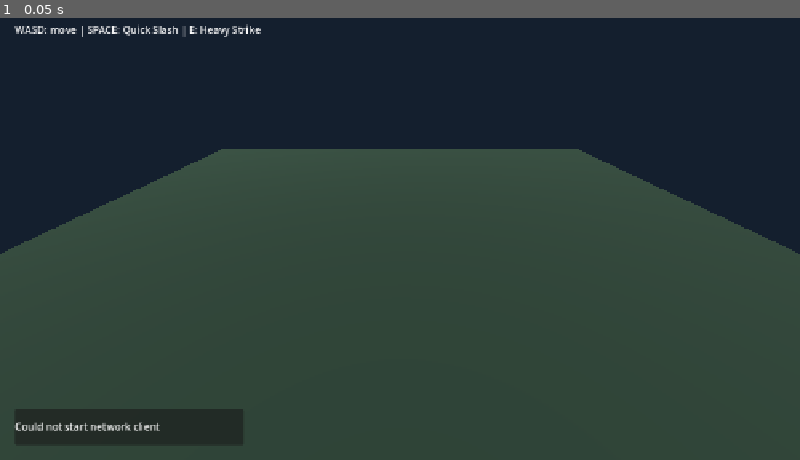
Above: before the commit, frame 1.
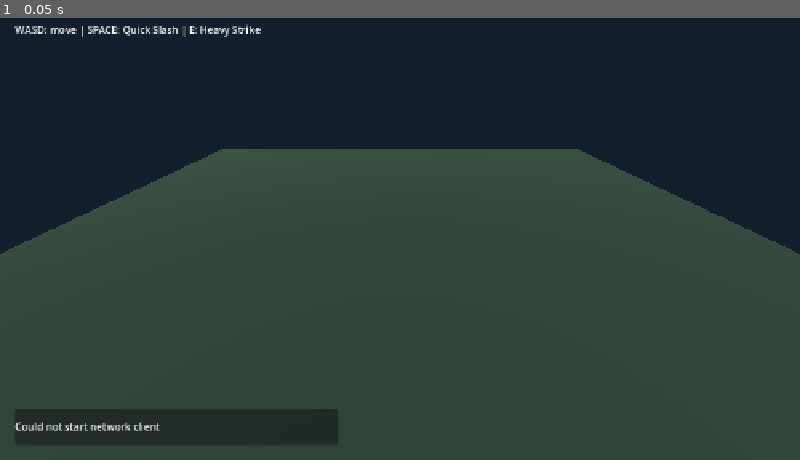
Above: after the commit, the same moment.

Repository: mikorao1996-lab/mmorpg3D
Game: Godot game, scene res://client/scenes/main.tscn
The game is run twice, just before and just after one commit, with the same random seed, the same clock (stepped at 60 frames per second) and the same inputs.
Inputs:
- Up to frame 1 (0.05 s): no input

The runs differ from the first frame. In frame 1, 0.9% of the frame differs, in the area x 30-43%, y 88-97%.

Commit message:
Add player health and mob combat AI
Co-authored-by: Copilot <223556219+Copilot@users.noreply.github.com>

Diff:
--- a/client/scenes/main.tscn
+++ b/client/scenes/main.tscn
@@ -38,7 +38,7 @@
 anchor_bottom = 1.0
 offset_left = 24.0
 offset_top = -82.0
-offset_right = 390.0
+offset_right = 540.0
 offset_bottom = -24.0
 
 [node name="StatusLabel" type="Label" parent="StatusCanvas/StatusPanel"]
--- a/client/scripts/main.gd
+++ b/client/scripts/main.gd
@@ -19,6 +19,7 @@
 var _input_send_accumulator: float = 0.0
 var _snapshot_buffer: Array[Dictionary] = []
 var _player_views: Dictionary = {}
+var _player_health_states: Dictionary = {}
 var _mob_states: Dictionary = {}
 var _mob_views: Dictionary = {}
 var _slash_key_down: bool = false
@@ -56,10 +57,16 @@
 	if _client_net == null or not _client_net.is_connected or _local_player_id == 0:
 		return
 
-	var input_direction: Vector2 = Vector2(
-		float(Input.is_key_pressed(KEY_D)) - float(Input.is_key_pressed(KEY_A)),
-		float(Input.is_key_pressed(KEY_S)) - float(Input.is_key_pressed(KEY_W)),
+	var local_health_state: Dictionary = _player_health_states.get(_local_player_id, {})
+	var player_is_defeated: bool = (
+		not local_health_state.is_empty() and float(local_health_state["health"]) <= 0.0
 	)
+	var input_direction: Vector2 = Vector2.ZERO
+	if not player_is_defeated:
+		input_direction = Vector2(
+			float(Input.is_key_pressed(KEY_D)) - float(Input.is_key_pressed(KEY_A)),
+			float(Input.is_key_pressed(KEY_S)) - float(Input.is_key_pressed(KEY_W)),
+		)
 	var max_input_magnitude: float = float(_simulation_config["max_input_magnitude"])
 	if input_direction.length() > max_input_magnitude:
 		input_direction = input_direction.normalized() * max_input_magnitude
@@ -85,11 +92,11 @@
 			push_warning("Could not send movement intent: %s" % send_error)
 
 	var slash_key_pressed: bool = Input.is_key_pressed(KEY_SPACE)
-	if slash_key_pressed and not _slash_key_down:
+	if not player_is_defeated and slash_key_pressed and not _slash_key_down:
 		_request_attack("starter_slash")
 	_slash_key_down = slash_key_pressed
 	var heavy_strike_key_pressed: bool = Input.is_key_pressed(KEY_E)
-	if heavy_strike_key_pressed and not _heavy_strike_key_down:
+	if not player_is_defeated and heavy_strike_key_pressed and not _heavy_strike_key_down:
 		_request_attack("heavy_strike")
 	_heavy_strike_key_down = heavy_strike_key_pressed
 
@@ -102,7 +109,7 @@
 			_combat_message_time_remaining - _delta,
 		)
 		if _combat_message_time_remaining == 0.0:
-			_update_mob_health_label()
+			_update_combat_status()
 	var local_view: PlayerBodyAdapter = _player_views.get(_local_player_id)
 	if local_view != null:
 		camera.global_position = local_view.global_position + Vector3(
@@ -166,16 +173,31 @@
 		return
 
 	var positions: Dictionary = {}
+	var player_health_states: Dictionary = {}
 	for entry: Variant in player_entries:
-		if not entry is Array or entry.size() != 2:
+		if not entry is Array or entry.size() != 4:
 			push_warning("Rejected malformed player entry in world snapshot")
 			return
 		var player_id: Variant = entry[0]
 		var position: Variant = entry[1]
-		if player_id is not int or position is not Vector3:
+		var health: Variant = entry[2]
+		var max_health: Variant = entry[3]
+		if (
+			player_id is not int
+			or position is not Vector3
+			or not _is_finite_number(health)
+			or not _is_finite_number(max_health)
+			or float(max_health) <= 0.0
+			or float(health) < 0.0
+			or float(health) > float(max_health)
+		):
 			push_warning("Rejected malformed player state in world snapshot")
 			return
 		positions[player_id] = position
+		player_health_states[player_id] = {
+			"health": float(health),
+			"max_health": float(max_health),
+		}
 		_ensure_player_view(player_id)
 		if player_id == _local_player_id and not _has_authoritative_position:
 			_predicted_position = position
@@ -217,6 +239,7 @@
 		"received_at_ms": Time.get_ticks_msec(),
 		"positions": positions,
 	}
+	_player_health_states = player_health_states
 	_mob_states = new_mob_states
 	var existing_mob_ids: Array = _mob_views.keys()
 	for mob_id: String in existing_mob_ids:
@@ -227,7 +250,8 @@
 		else:
 			var mob_view: Node3D = _mob_views[mob_id]
 			mob_view.position = _mob_states[mob_id]["position"]
-	_update_mob_health_label()
+			mob_view.visible = float(_mob_states[mob_id]["health"]) > 0.0
+	_update_combat_status()
 	_snapshot_buffer.append(snapshot_record)
 	var capacity: int = int(_simulation_config["snapshot_buffer_capacity"])
 	while _snapshot_buffer.size() > capacity:
@@ -341,12 +365,19 @@
 	_mob_views[mob_id] = mob_view
 
 
-func _update_mob_health_label() -> void:
-	if _mob_states.is_empty() or _combat_message_time_remaining > 0.0:
+func _update_combat_status() -> void:
+	if (
+		_combat_message_time_remaining > 0.0
+		or not _player_health_states.has(_local_player_id)
+		or _mob_states.is_empty()
+	):
 		return
 	var mob_id: String = _mob_states.keys()[0]
 	var mob_definition: Dictionary = _game_data_registry["mobs"][mob_id]
-	status_label.text = tr("combat_mob_health") % [
+	var player_state: Dictionary = _player_health_states[_local_player_id]
+	status_label.text = tr("combat_status") % [
+		int(player_state["health"]),
+		int(player_state["max_health"]),
 		tr(mob_definition["name_key"]),
 		int(_mob_states[mob_id]["health"]),
 		int(_mob_states[mob_id]["max_health"]),
--- a/resources/data/mobs.json
+++ b/resources/data/mobs.json
@@ -10,6 +10,8 @@
       "defense": 0,
       "move_speed": 1.5,
       "aggro_range": 6,
+      "attack_range": 1.25,
+      "attack_interval_seconds": 1.5,
       "respawn_seconds": 8,
       "spawn_position": [0, 0, -2],
       "visual_radius": 0.55,
--- a/resources/data/simulation.json
+++ b/resources/data/simulation.json
@@ -2,6 +2,8 @@
   "zone_ids": ["starter", "dungeon"],
   "simulation_step_seconds": 0.05,
   "movement_speed": 4.0,
+  "player_max_health": 100,
+  "player_respawn_seconds": 3.0,
   "max_input_magnitude": 1.0,
   "world_half_extent": 11.0,
   "interest_radius": 10.0,
--- a/resources/translations/bootstrap.csv
+++ b/resources/translations/bootstrap.csv
@@ -11,11 +11,12 @@
 mob_training_slime,"Training Slime","Тренировочная слизь"
 ability_starter_slash,"Quick Slash","Быстрый удар"
 ability_heavy_strike,"Heavy Strike","Тяжёлый удар"
-combat_mob_health,"%s | HP: %d / %d","%s | ЗД: %d / %d"
+combat_status,"You HP: %d / %d | %s HP: %d / %d","Ваше ЗД: %d / %d | %s ЗД: %d / %d"
 combat_cast_success,"%s hit | HP: %d / %d","Попадание по цели: %s | ЗД: %d / %d"
 combat_cast_failed,"Attack failed: %s","Атака не удалась: %s"
 combat_unknown_target,"unknown target","неизвестная цель"
 combat_reason_invalid_player,"player is not in the world","игрок отсутствует в мире"
+combat_reason_player_dead,"you must respawn before attacking","нужно возродиться, прежде чем атаковать"
 combat_reason_unknown_ability,"unknown ability","неизвестная способность"
 combat_reason_unsupported_ability,"ability cannot damage enemies","способность не наносит урон врагам"
 combat_reason_target_not_found,"target is not in this zone","цель отсутствует в этой зоне"
--- a/server/world/server_world.gd
+++ b/server/world/server_world.gd
@@ -53,9 +53,9 @@
 
 	var current_zone: RefCounted = _zones[current_zone_id]
 	var target_zone: RefCounted = _zones[target_zone_id]
-	var player_position: Vector3 = current_zone.get_player_position(peer_id)
+	var player_state: Dictionary = current_zone.get_player_state(peer_id)
 	current_zone.remove_player(peer_id)
-	target_zone.add_player_at(peer_id, player_position)
+	target_zone.add_player_with_state(peer_id, player_state)
 	_peer_zones[peer_id] = target_zone_id
 	return true
 
@@ -82,6 +82,10 @@
 
 	var zone_id: String = _peer_zones[peer_id]
 	var zone: RefCounted = _zones[zone_id]
+	var player_state: Dictionary = zone.get_player_state(peer_id)
+	if float(player_state["health"]) <= 0.0:
+		result["reason"] = "player_dead"
+		return result
 	var target_state: Dictionary = zone.get_mob_state(target_mob_id)
 	if target_state.is_empty():
 		result["reason"] = "target_not_found"
--- a/server/world/server_zone.gd
+++ b/server/world/server_zone.gd
@@ -5,6 +5,8 @@
 
 var zone_id: String
 var _movement_speed: float
+var _player_max_health: float
+var _player_respawn_seconds: float
 var _max_input_magnitude: float
 var _world_half_extent: float
 var _interest_radius: float
@@ -26,6 +28,8 @@
 ) -> void:
 	zone_id = configured_zone_id
 	_movement_speed = float(config["movement_speed"])
+	_player_max_health = float(config["player_max_health"])
+	_player_respawn_seconds = float(config["player_respawn_seconds"])
 	_max_input_magnitude = float(config["max_input_magnitude"])
 	_world_half_extent = float(config["world_half_extent"])
 	_interest_radius = float(config["interest_radius"])
@@ -42,8 +46,14 @@
 				float(spawn_position[1]),
 				float(spawn_position[2]),
 			),
+			"home_position": Vector3(
+				float(spawn_position[0]),
+				float(spawn_position[1]),
+				float(spawn_position[2]),
+			),
 			"health": float(definition["health"]),
 			"respawn_remaining_seconds": 0.0,
+			"attack_remaining_seconds": 0.0,
 		}
 
 
@@ -60,8 +70,20 @@
 		return
 	_players[peer_id] = {
 		"position": position,
+		"spawn_position": position,
 		"input": Vector2.ZERO,
+		"health": _player_max_health,
+		"respawn_remaining_seconds": 0.0,
 	}
+
+
+func add_player_with_state(peer_id: int, player_state: Dictionary) -> void:
+	if _players.has(peer_id):
+		return
+	var copied_state: Dictionary = player_state.duplicate(true)
+	copied_state["spawn_position"] = copied_state["position"]
+	copied_state["input"] = Vector2.ZERO
+	_players[peer_id] = copied_state
 
 
 func remove_player(peer_id: int) -> void:
@@ -74,6 +96,25 @@
 		return Vector3.ZERO
 	var player_state: Dictionary = _players[peer_id]
 	return player_state["position"]
+
+
+func get_player_state(peer_id: int) -> Dictionary:
+	if not _players.has(peer_id):
+		return {}
+	return _players[peer_id].duplicate(true)
+
+
+func damage_player(peer_id: int, damage: float) -> bool:
+	if not _players.has(peer_id) or not is_finite(damage) or damage <= 0.0:
+		return false
+	var player_state: Dictionary = _players[peer_id]
+	if float(player_state["health"]) <= 0.0:
+		return false
+	player_state["health"] = maxf(0.0, float(player_state["health"]) - damage)
+	if float(player_state["health"]) == 0.0:
+		player_state["input"] = Vector2.ZERO
+		player_state["respawn_remaining_seconds"] = _player_respawn_seconds
+	return true
 
 
 func get_mob_state(mob_id: String) -> Dictionary:
@@ -108,7 +149,9 @@
 	if not is_finite(input_magnitude) or input_magnitude > _max_input_magnitude:
 		return false
 	var player_state: Dictionary = _players[peer_id]
-	player_state["input"] = input_direction
+	player_state["input"] = (
+		Vector2.ZERO if float(player_state["health"]) <= 0.0 else input_direction
+	)
 	return true
 
 
@@ -118,6 +161,9 @@
 	while _simulation_accumulator >= _simulation_step_seconds:
 		for peer_id: int in _players:
 			var player_state: Dictionary = _players[peer_id]
+			if float(player_state["health"]) <= 0.0:
+				player_state["input"] = Vector2.ZERO
+				continue
 			player_state["position"] = MovementSimulationType.advance(
 				player_state["position"],
 				player_state["input"],
@@ -127,6 +173,8 @@
 				_world_half_extent,
 			)
 		_advance_mob_respawns()
+		_advance_player_respawns()
+		_advance_mob_ai()
 		_simulation_accumulator -= _simulation_step_seconds
 		_snapshot_accumulator += _simulation_step_seconds
 		if _snapshot_accumulator >= _snapshot_interval_seconds:
@@ -147,6 +195,74 @@
 		if float(mob_state["respawn_remaining_seconds"]) == 0.0:
 			var definition: Dictionary = _mob_definitions[mob_id]
 			mob_state["health"] = float(definition["health"])
+			mob_state["position"] = mob_state["home_position"]
+			mob_state["attack_remaining_seconds"] = 0.0
+
+
+func _advance_mob_ai() -> void:
+	for mob_id: String in _mobs:
+		var mob_state: Dictionary = _mobs[mob_id]
+		if float(mob_state["health"]) <= 0.0:
+			continue
+		var definition: Dictionary = _mob_definitions[mob_id]
+		var mob_position: Vector3 = mob_state["position"]
+		var nearest_peer_id: int = 0
+		var nearest_distance_squared: float = INF
+		var aggro_range: float = float(definition["aggro_range"])
+		for peer_id: int in _players:
+			var player_state: Dictionary = _players[peer_id]
+			if float(player_state["health"]) <= 0.0:
+				continue
+			var offset: Vector3 = player_state["position"] - mob_position
+			offset.y = 0.0
+			var distance_squared: float = offset.length_squared()
+			if (
+				distance_squared <= aggro_range * aggro_range
+				and distance_squared < nearest_distance_squared
+			):
+				nearest_peer_id = peer_id
+				nearest_distance_squared = distance_squared
+		if nearest_peer_id == 0:
+			continue
+
+		var target_state: Dictionary = _players[nearest_peer_id]
+		var target_offset: Vector3 = target_state["position"] - mob_position
+		target_offset.y = 0.0
+		var distance_to_target: float = target_offset.length()
+		var attack_range: float = float(definition["attack_range"])
+		var attack_remaining: float = maxf(
+			0.0,
+			float(mob_state["attack_remaining_seconds"]) - _simulation_step_seconds,
+		)
+		if distance_to_target > attack_range:
+			var move_distance: float = minf(
+				distance_to_target - attack_range,
+				float(definition["move_speed"]) * _simulation_step_seconds,
+			)
+			if move_distance > 0.0 and distance_to_target > 0.0:
+				mob_position += target_offset / distance_to_target * move_distance
+				mob_state["position"] = mob_position
+			mob_state["attack_remaining_seconds"] = attack_remaining
+			continue
+		if attack_remaining <= 0.0:
+			damage_player(nearest_peer_id, float(definition["attack"]))
+			attack_remaining = float(definition["attack_interval_seconds"])
+		mob_state["attack_remaining_seconds"] = attack_remaining
+
+
+func _advance_player_respawns() -> void:
+	for peer_id: int in _players:
+		var player_state: Dictionary = _players[peer_id]
+		if float(player_state["health"]) > 0.0:
+			continue
+		player_state["respawn_remaining_seconds"] = maxf(
+			0.0,
+			float(player_state["respawn_remaining_seconds"]) - _simulation_step_seconds,
+		)
+		if float(player_state["respawn_remaining_seconds"]) == 0.0:
+			player_state["health"] = _player_max_health
+			player_state["position"] = player_state["spawn_position"]
+			player_state["input"] = Vector2.ZERO
 
 
 func create_snapshots() -> Dictionary:
@@ -170,7 +286,12 @@
 			peer_id == observer_id
 			or observer_position.distance_squared_to(player_position) <= interest_radius_squared
 		):
-			player_states.append([peer_id, player_position])
+			player_states.append([
+				peer_id,
+				player_position,
+				player_state["health"],
+				_player_max_health,
+			])
 	var mob_ids: Array = _mobs.keys()
 	mob_ids.sort()
 	var mob_states: Array = []
--- a/shared/data/game_data_registry.gd
+++ b/shared/data/game_data_registry.gd
@@ -124,6 +124,8 @@
 				or not _is_number_at_least(entry.get("defense"), 0.0)
 				or not _is_number_at_least(entry.get("move_speed"), 0.0)
 				or not _is_number_at_least(entry.get("aggro_range"), 0.0)
+				or not _is_number_at_least(entry.get("attack_range"), 0.0)
+				or not _is_number_greater_than(entry.get("attack_interval_seconds"), 0.0)
 				or not _is_number_greater_than(entry.get("respawn_seconds"), 0.0)
 				or not _is_vector3_array(entry.get("spawn_position"))
 				or not _is_number_greater_than(entry.get("visual_radius"), 0.0)
--- a/shared/data/simulation_config.gd
+++ b/shared/data/simulation_config.gd
@@ -5,6 +5,8 @@
 const REQUIRED_NUMBER_KEYS: PackedStringArray = [
 	"simulation_step_seconds",
 	"movement_speed",
+	"player_max_health",
+	"player_respawn_seconds",
 	"max_input_magnitude",
 	"world_half_extent",
 	"interest_radius",
--- a/shared/protocol/protocol_constants.gd
+++ b/shared/protocol/protocol_constants.gd
@@ -1,7 +1,7 @@
 class_name ProtocolConstants
 extends RefCounted
 
-const PROTOCOL_VERSION: int = 1
+const PROTOCOL_VERSION: int = 2
 const SNAPSHOT_CHANNEL: int = 0
 const EVENT_CHANNEL: int = 1
 const ENET_USER_CHANNEL_OFFSET: int = 1
--- a/tests/integration/network_loopback.gd
+++ b/tests/integration/network_loopback.gd
@@ -306,9 +306,17 @@
 		return
 
 	for state: Variant in player_states:
-		if not state is Array or state.size() != 2:
+		if not state is Array or state.size() != 4:
 			continue
 		if state[0] != valid_player_id or not state[1] is Vector3:
+			continue
+		if (
+			(typeof(state[2]) != TYPE_INT and typeof(state[2]) != TYPE_FLOAT)
+			or (typeof(state[3]) != TYPE_INT and typeof(state[3]) != TYPE_FLOAT)
+			or float(state[2]) < 0.0
+			or float(state[2]) > float(state[3])
+			or float(state[3]) <= 0.0
+		):
 			continue
 		var current_position: Vector3 = state[1]
 		if not local_position_seen:
@@ -414,6 +422,6 @@
 
 func _snapshot_has_player(player_states: Array, player_id: int) -> bool:
 	for player_state: Variant in player_states:
-		if player_state is Array and player_state.size() == 2 and player_state[0] == player_id:
+		if player_state is Array and player_state.size() >= 2 and player_state[0] == player_id:
 			return true
 	return false
--- a/tests/unit/game_data_registry_test.gd
+++ b/tests/unit/game_data_registry_test.gd
@@ -16,6 +16,11 @@
 	if not registries["items"].has("minor_potion") \
 			or not slime.get("loot_item_ids", []).has("minor_potion"):
 		push_error("Game data registry failed to resolve the mob loot reference")
+		return false
+	var invalid_mob: Dictionary = slime.duplicate(true)
+	invalid_mob["attack_interval_seconds"] = 0.0
+	if GameDataRegistryType.validate_entry("mobs", invalid_mob).is_empty():
+		push_error("Game data registry accepted a zero mob attack interval")
 		return false
 
 	var quest: Dictionary = registries["quests"].get("slime_problem", {})
--- /dev/null
+++ b/tests/unit/player_combat_test.gd
@@ -0,0 +1,91 @@
+extends RefCounted
+
+const GameDataRegistryType: GDScript = preload("res://shared/data/game_data_registry.gd")
+const ServerWorldType: GDScript = preload("res://server/world/server_world.gd")
+const SimulationConfigType: GDScript = preload("res://shared/data/simulation_config.gd")
+
+
+func run() -> bool:
+	var config: Dictionary = SimulationConfigType.load_config()
+	var game_data: Dictionary = GameDataRegistryType.load_all()
+	if config.is_empty() or game_data.is_empty():
+		return false
+	var chase_world: RefCounted = ServerWorldType.new(config, game_data)
+	chase_world.add_player(1)
+	chase_world.advance(0.1)
+	var chase_snapshot: Dictionary = chase_world.create_snapshots()[1]
+	var slime_moved: bool = false
+	for mob_entry: Variant in chase_snapshot["mobs"]:
+		if mob_entry is Array and mob_entry[0] == "training_slime":
+			if mob_entry[1] is Vector3:
+				var mob_position: Vector3 = mob_entry[1]
+				slime_moved = mob_position.z > -2.0
+	if not slime_moved:
+		push_error("Mob did not pursue a player inside its configured aggro range")
+		return false
+
+	config["player_max_health"] = 40.0
+	config["player_respawn_seconds"] = 0.1
+	var slime: Dictionary = game_data["mobs"]["training_slime"]
+	slime["attack"] = 25.0
+	slime["attack_range"] = 6.0
+	slime["attack_interval_seconds"] = 0.1
+	slime["move_speed"] = 0.0
+
+	var server_world: RefCounted = ServerWorldType.new(config, game_data)
+	server_world.add_player(1)
+	server_world.advance(0.05)
+	var player_state: Array = _get_player_entry(server_world)
+	if player_state.is_empty() or not is_equal_approx(float(player_state[2]), 15.0):
+		push_error("Aggressive mob did not apply configured damage to the player")
+		return false
+
+	if not server_world.move_player_to_zone(1, "dungeon"):
+		push_error("World rejected player transfer during combat")
+		return false
+	player_state = _get_player_entry(server_world)
+	if player_state.is_empty() or not is_equal_approx(float(player_state[2]), 15.0):
+		push_error("Zone transfer did not preserve player health")
+		return false
+	if not server_world.move_player_to_zone(1, "starter"):
+		push_error("World rejected return transfer after combat")
+		return false
+
+	server_world.advance(0.1)
+	player_state = _get_player_entry(server_world)
+	if player_state.is_empty() or not is_equal_approx(float(player_state[2]), 0.0):
+		push_error("Player did not reach zero health after configured mob attacks")
+		return false
+	var dead_cast: Dictionary = server_world.cast_ability(
+		1,
+		"starter_slash",
+		"training_slime",
+	)
+	if dead_cast["accepted"] or dead_cast["reason"] != "player_dead":
+		push_error("Server world accepted an ability cast while the player was defeated")
+		return false
+
+	if not server_world.set_input_direction(1, Vector2.RIGHT):
+		push_error("World rejected input from a defeated player")
+		return false
+	server_world.advance(0.1)
+	player_state = _get_player_entry(server_world)
+	if (
+		player_state.is_empty()
+		or not is_equal_approx(float(player_state[2]), 40.0)
+		or player_state[1] != Vector3.ZERO
+	):
+		push_error("Defeated player did not respawn at full health and the spawn point")
+		return false
+	return true
+
+
+func _get_player_entry(server_world: RefCounted) -> Array:
+	var snapshots: Dictionary = server_world.create_snapshots()
+	if not snapshots.has(1):
+		return []
+	var player_entries: Array = snapshots[1]["players"]
+	for entry: Variant in player_entries:
+		if entry is Array and entry.size() == 4 and entry[0] == 1:
+			return entry
+	return []
--- a/tests/unit/protocol_constants_test.gd
+++ b/tests/unit/protocol_constants_test.gd
@@ -4,7 +4,7 @@
 
 
 func run() -> bool:
-	if ProtocolConstantsType.PROTOCOL_VERSION != 1:
+	if ProtocolConstantsType.PROTOCOL_VERSION != 2:
 		push_error("Unexpected protocol version")
 		return false
 	if ProtocolConstantsType.MAX_PACKET_SIZE_BYTES <= 0:
--- a/tests/unit/run_unit_tests.gd
+++ b/tests/unit/run_unit_tests.gd
@@ -6,6 +6,7 @@
 const ServerWorldTest: GDScript = preload("res://tests/unit/server_world_test.gd")
 const GameDataRegistryTest: GDScript = preload("res://tests/unit/game_data_registry_test.gd")
 const CombatSystemTest: GDScript = preload("res://tests/unit/combat_system_test.gd")
+const PlayerCombatTest: GDScript = preload("res://tests/unit/player_combat_test.gd")
 
 
 func _initialize() -> void:
@@ -27,5 +28,8 @@
 	if not CombatSystemTest.new().run():
 		quit(1)
 		return
+	if not PlayerCombatTest.new().run():
+		quit(1)
+		return
 	print("UNIT_TESTS_OK")
 	quit(0)
--- a/tests/unit/server_world_test.gd
+++ b/tests/unit/server_world_test.gd
@@ -134,6 +134,6 @@
 
 func _snapshot_has_player(player_states: Array, peer_id: int) -> bool:
 	for player_state: Variant in player_states:
-		if player_state is Array and player_state.size() == 2 and player_state[0] == peer_id:
+		if player_state is Array and player_state.size() >= 2 and player_state[0] == peer_id:
 			return true
 	return false
Not shown, added: tests/unit/player_combat_test.gd.uid
Not shown, changed: docs/data_registries.md
Not shown, changed: docs/plan.md
Not shown, changed: docs/protocol.md
